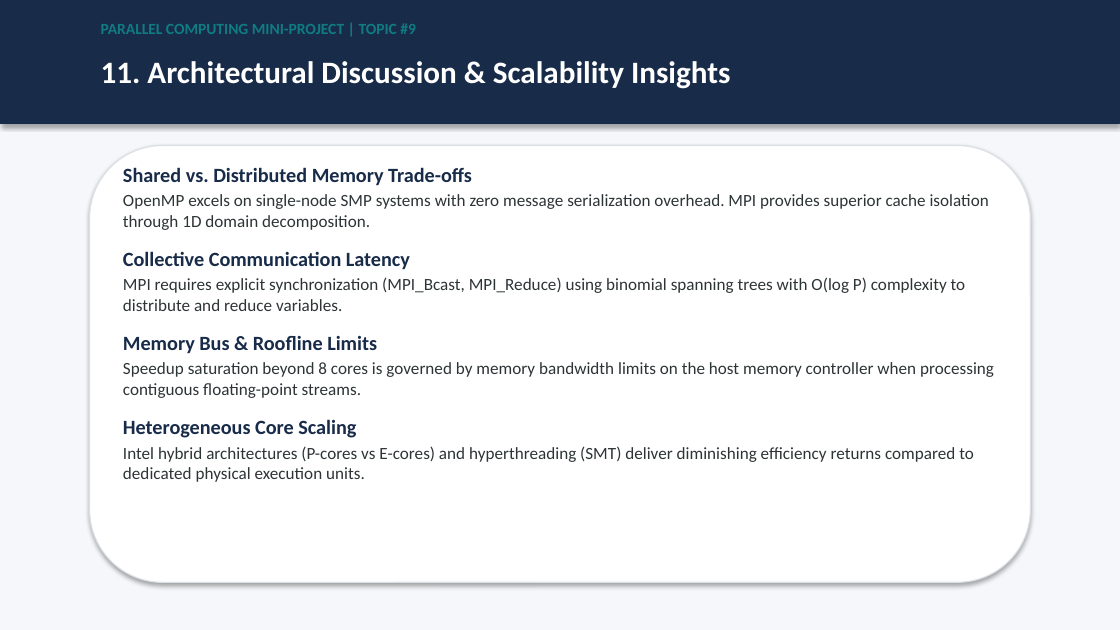
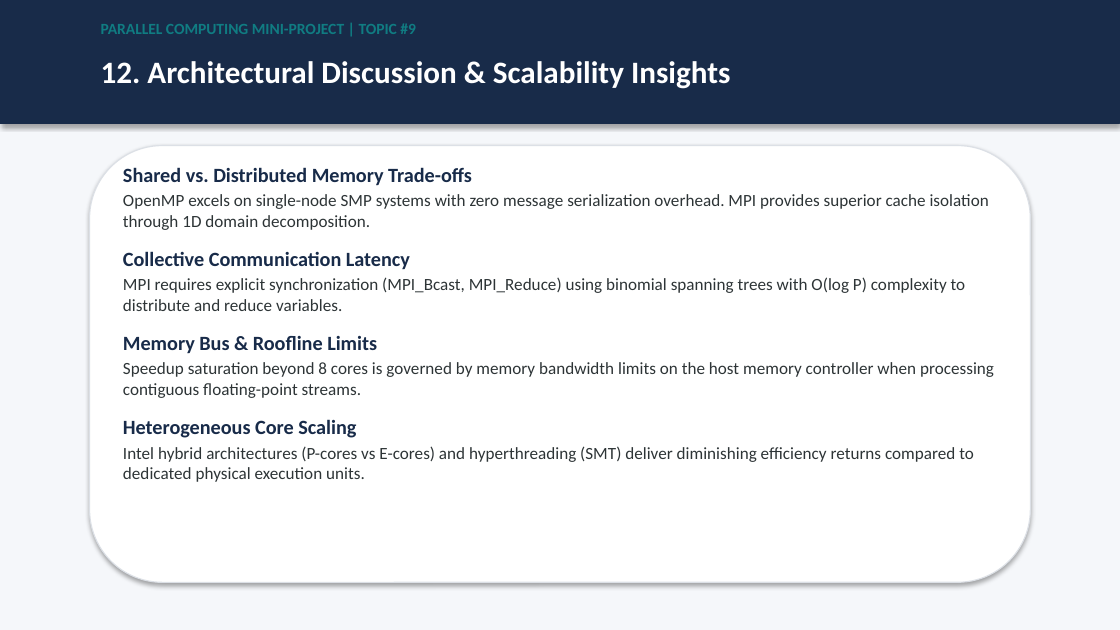
Before and after one commit to vinayhiremath440/openmp-vs-mpi-data-processing, a slide deck: slide 13 of presentation/OpenMP_vs_MPI_Data_Processing.pptx (slide 12 before the commit). Drawn at 1120x630 pixels with LibreOffice and Linux fonts; fonts in the diff are those of the drawing. Boxes give left, top, right and bottom in pixels: in the first picture for what was removed or moved away, otherwise in the second. Text is boxed around its words. In the diff, an @@ line names an element or a change of style, - is before the commit and + after.

```diff
--- a/presentation/OpenMP_vs_MPI_Data_Processing.pptx
+++ b/presentation/OpenMP_vs_MPI_Data_Processing.pptx
@@ text at bbox=[101, 61, 730, 89]: text changed @@
-11. Architectural Discussion & Scalability Insights
+12. Architectural Discussion & Scalability Insights
```
Also in this commit, not shown: 2 other slides changed, 1 slide added, 18 other files.
